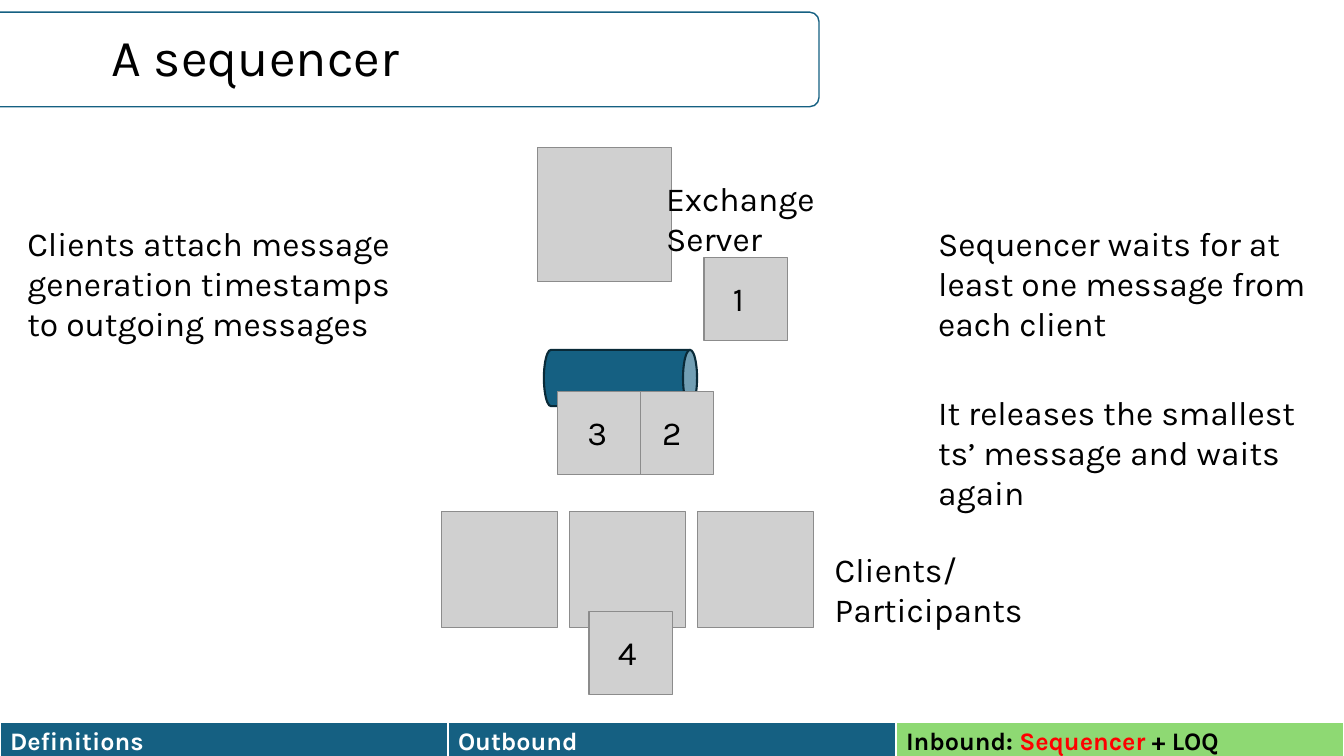
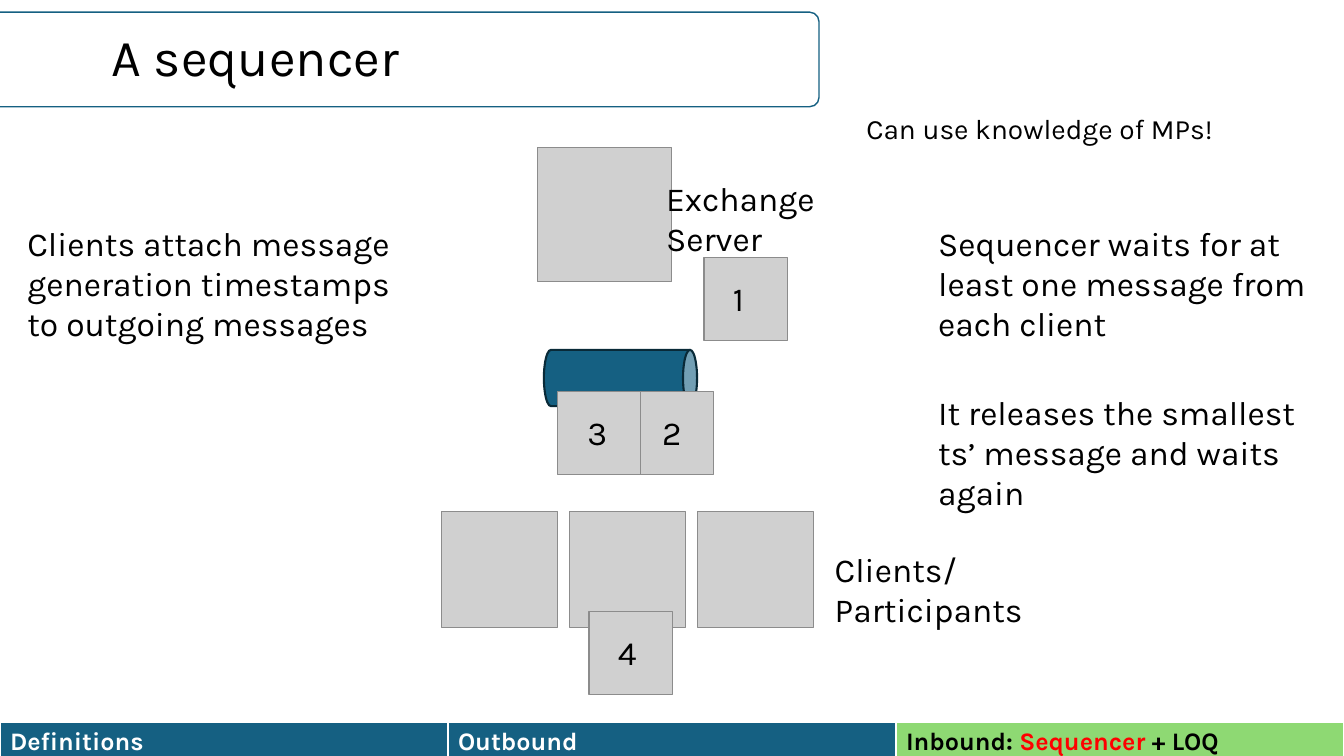
Before and after one commit to HaseebLUMS/Onyx-Presentation, a slide deck: slide 52 of OCP TAP Presentation.pptx. Drawn at 1344x756 pixels with LibreOffice and Linux fonts; fonts in the diff are those of the drawing; grey boxes stand for pictures. Boxes give left, top, right and bottom in pixels: in the first picture for what was removed or moved away, otherwise in the second. Text is boxed around its words. In the diff, an @@ line names an element or a change of style, - is before the commit and + after.

```diff
--- a/OCP TAP Presentation.pptx
+++ b/OCP TAP Presentation.pptx
@@ text added at (866, 119, 1213, 146), 20 pt, text #000000 @@
+Can use knowledge of MPs!
```
Also in this commit, not shown: 8 other slides changed.
